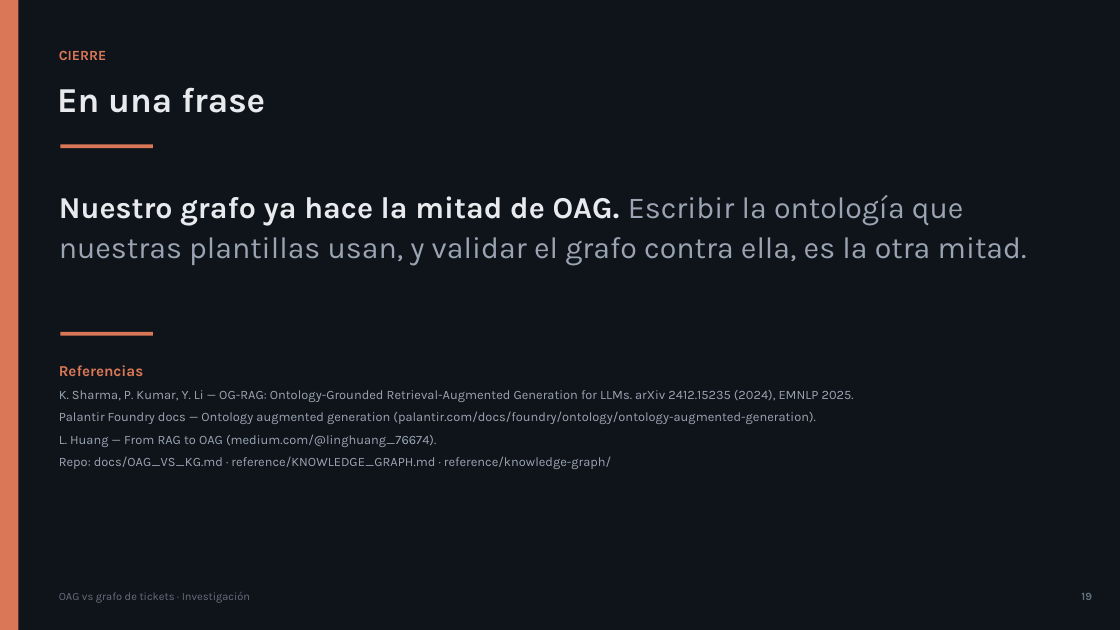
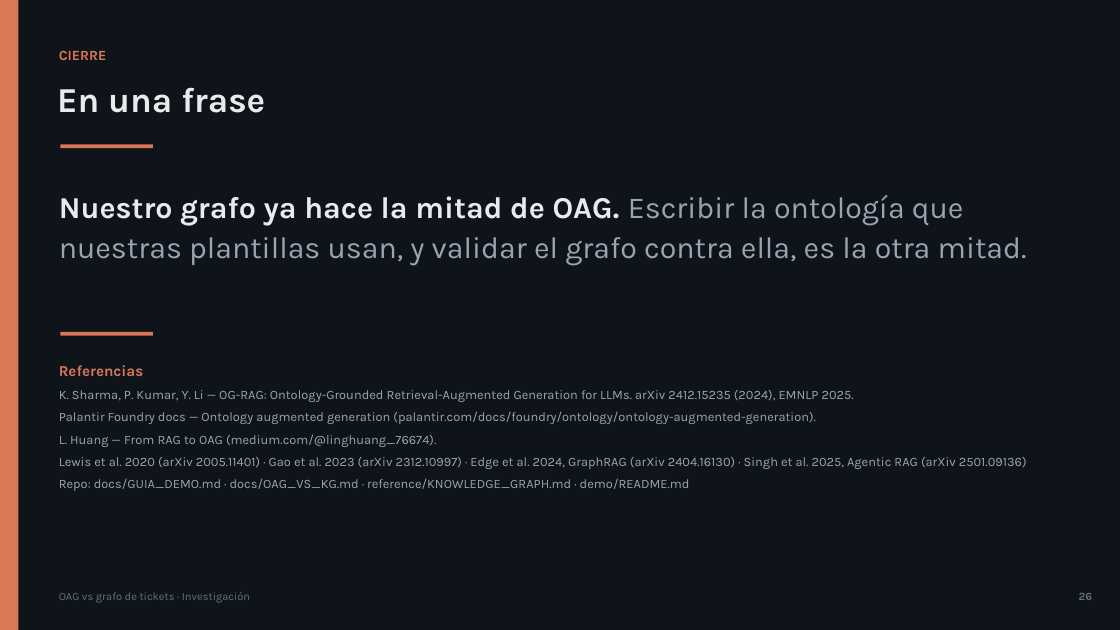
Before and after one commit to olonok69/oag_vs_kg_ml_engineer, a slide deck: slide 26 of presentacion/OAG_vs_KG_Presentacion.pptx (slide 19 before the commit). Drawn at 1120x630 pixels with LibreOffice and Linux fonts; fonts in the diff are those of the drawing. Boxes give left, top, right and bottom in pixels: in the first picture for what was removed or moved away, otherwise in the second. Text is boxed around its words. In the diff, an @@ line names an element or a change of style, - is before the commit and + after.

Commit message:
Demo guide (ES/EN), SVG diagrams and bilingual deck
- docs/GUIA_DEMO.md and docs/DEMO_GUIDE.md: what OAG is, concepts, pipelines,
  the demo, evaluation, when to use each technique, lessons and references
- docs/img/build_diagrams.py: seven diagrams as SVG (guides) and PNG (deck)
- deck: diagram slides, Part 4 (demo, evaluation, results, when to use),
  English build via translations_en.py
- README and CLAUDE.md: new files and build commands

```diff
--- a/presentacion/OAG_vs_KG_Presentacion.pptx
+++ b/presentacion/OAG_vs_KG_Presentacion.pptx
@@ text at [59, 457, 1027, 491]: text changed @@
-Repo: docs/OAG_VS_KG.md · reference/KNOWLEDGE_GRAPH.md · reference/knowledge-graph/
+Lewis et al. 2020 (arXiv 2005.11401) · Gao et al. 2023 (arXiv 2312.10997) · Edge et al. 2024, GraphRAG (arXiv 2404.16130) · Singh et al. 2025, Agentic RAG (arXiv 2501.09136)
+Repo: docs/GUIA_DEMO.md · docs/OAG_VS_KG.md · reference/KNOWLEDGE_GRAPH.md · demo/README.md
@@ text at [1079, 593, 1092, 600]: text changed @@
-19
+26
```
Also in this commit, not shown: 12 other slides changed, 9 slides added, 2 slides removed, 36 other files.
